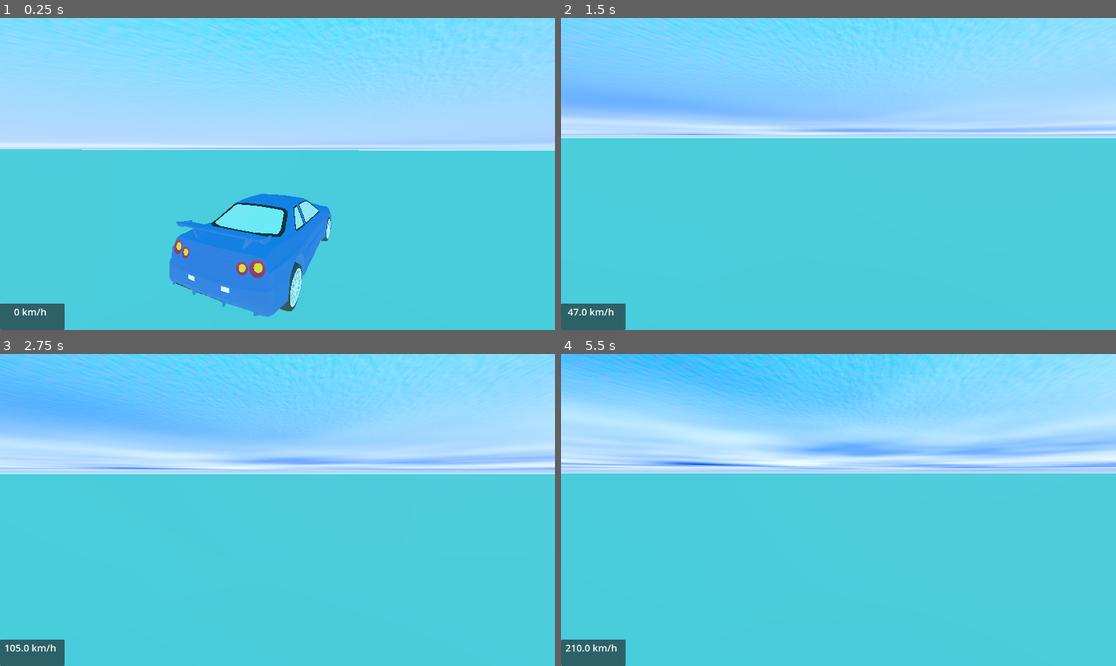
Above: before the commit, frames 1-4 (two rows, left to right).
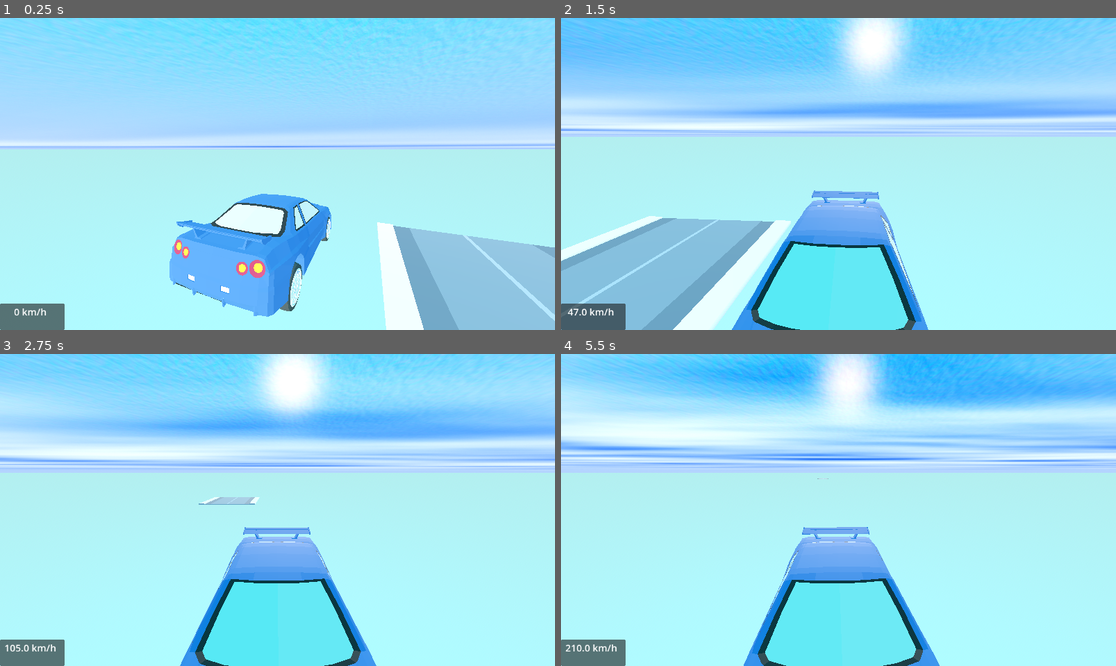
Above: after the commit, the same moments.

Repository: JheizelS/MyTravel
Game: Godot game, scene res://scenes/test_road.tscn
Two runs of this game, one before a commit and one after it. Both use one fixed random seed, a clock stepped at 60 frames per second and the inputs below.
Inputs (mouse positions are in pixels of both pictures, inside the frame that each line leads up to):
- Up to frame 1 (0.25 s): no input
- Up to frame 2 (1.5 s): tap Enter (ui_accept) at 0.5, 0.77 s; move the mouse to (866, 174) at 0.52 s; hold W (steer_forward) from 0.53 s (still down); tap R (reverse_camera) at 0.6 s; move the mouse to (810, 174) at 1.27 s; tap Shift (drift) at 1.35 s
- Up to frame 3 (2.75 s): keep holding W (steer_forward); tap Enter (ui_accept) at 1.52 s; tap R (reverse_camera) at 1.55, 2.1 s; move the mouse to (288, 503) at 2.02 s
- Up to frame 4 (5.5 s): keep holding W (steer_forward); move the mouse to (832, 516) at 2.77 s; tap R (reverse_camera) at 2.85, 3.8, 4.35, 5.1 s; tap Enter (ui_accept) at 3.02, 3.77, 4.52 s; move the mouse to (877, 513) at 3.52 s; hold Shift (drift) 3.53-4.28 s; move the mouse to (794, 506) at 4.27 s; move the mouse to (844, 510) at 5.02 s

The runs differ from the first frame. In frame 1, 57% of the frame differs, in the area x 0-100%, y 37-100%; in frame 2, 79%; in frame 3, 81%; in frame 4, 86%, in the area x 0-100%, y 0-100%.

Commit message:
Commit 6
--Imported road assets

Diff:
--- a/my-travel/project.godot
+++ b/my-travel/project.godot
@@ -13,6 +13,10 @@
 config/name="MyTravel"
 run/main_scene="uid://dbutotff6qm32"
 config/features=PackedStringArray("4.6", "Mobile")
+
+[autoload]
+
+MouseSettings="*uid://byvsc3ynvx80s"
 
 [input]
 
--- /dev/null
+++ b/my-travel/scenes/MouseSettings.tscn
@@ -0,0 +1,73 @@
+[gd_scene format=3 uid="uid://c51jc3brdd2tu"]
+
+[sub_resource type="GDScript" id="GDScript_men84"]
+script/source = "extends HSlider
+
+func _ready() -> void:
+	min_value = 0.1
+	max_value = 3.0
+	step = 0.1
+	value = MouseSettings.sensitivity
+	value_changed.connect(_on_sensitivity_changed)
+
+func _on_sensitivity_changed(new_value: float) -> void:
+	MouseSettings.sensitivity = new_value
+"
+
+[node name="SettingsMenu" type="Control" unique_id=1779993773]
+layout_mode = 3
+anchors_preset = 15
+anchor_right = 1.0
+anchor_bottom = 1.0
+grow_horizontal = 2
+grow_vertical = 2
+
+[node name="Panel" type="Panel" parent="." unique_id=154791766]
+layout_mode = 1
+anchors_preset = 15
+anchor_right = 1.0
+anchor_bottom = 1.0
+grow_horizontal = 2
+grow_vertical = 2
+
+[node name="VBoxContainer" type="VBoxContainer" parent="Panel" unique_id=75993562]
+custom_minimum_size = Vector2(450, 130)
+layout_mode = 1
+anchors_preset = 13
+anchor_left = 0.5
+anchor_right = 0.5
+anchor_bottom = 1.0
+offset_left = -226.0
+offset_top = 25.0
+offset_right = 224.0
+offset_bottom = -403.0
+grow_horizontal = 2
+grow_vertical = 2
+alignment = 1
+
+[node name="Label" type="Label" parent="Panel/VBoxContainer" unique_id=613785404]
+layout_mode = 2
+theme_override_font_sizes/font_size = 85
+text = "SETTINGS"
+horizontal_alignment = 1
+
+[node name="HBoxContainer" type="HBoxContainer" parent="Panel/VBoxContainer" unique_id=215479742]
+custom_minimum_size = Vector2(100, 100)
+layout_mode = 2
+
+[node name="Label" type="Label" parent="Panel/VBoxContainer/HBoxContainer" unique_id=1795883661]
+layout_mode = 2
+theme_override_font_sizes/font_size = 22
+text = "Mouse Sensitivity"
+
+[node name="HSlider" type="HSlider" parent="Panel" unique_id=1833606202]
+layout_mode = 0
+offset_left = 350.0
+offset_top = 222.0
+offset_right = 848.0
+offset_bottom = 238.0
+min_value = 0.1
+max_value = 5.0
+step = 0.1
+value = 0.1
+script = SubResource("GDScript_men84")
--- a/my-travel/scenes/player.tscn
+++ b/my-travel/scenes/player.tscn
@@ -7,6 +7,23 @@
 [ext_resource type="PackedScene" uid="uid://cj0m5h2hcxlhh" path="res://assets/models/front_left.tscn" id="4_smehm"]
 [ext_resource type="PackedScene" uid="uid://c0wjgy5exr5lm" path="res://assets/models/car_body.tscn" id="5_ur7pv"]
 [ext_resource type="PackedScene" uid="uid://dgbe06mx6olpk" path="res://scenes/speedometer.tscn" id="7_fjrip"]
+
+[sub_resource type="GDScript" id="GDScript_fjrip"]
+script/source = "extends SpringArm3D
+
+var pitch: float = 0.0
+
+func _ready() -> void:
+	Input.mouse_mode = Input.MOUSE_MODE_CAPTURED
+
+func _input(event: InputEvent) -> void:
+	if event is InputEventMouseMotion:
+		var motion = event.relative * MouseSettings.sensitivity * 0.002
+		get_parent().rotate_y(-motion.x)
+		pitch -= motion.y
+		pitch = clamp(pitch, -20.0, 40.0)
+		rotation_degrees.x = pitch
+"
 
 [sub_resource type="ConvexPolygonShape3D" id="ConvexPolygonShape3D_u8vuu"]
 points = PackedVector3Array(1.203882, -0.43855417, -1.1305138, 1.201525, 0.13294524, -1.4619588, 1.1928048, 0.09535283, …(7916 unchanged characters)…
@@ -24,13 +41,14 @@
 [node name="SpringArm3D" type="SpringArm3D" parent="CameraPivot" unique_id=2100033369]
 transform = Transform3D(1, 0, 0, 0, 0.9961947, -0.08715574, 0, 0.08715574, 0.9961947, 0, 2.9558268, -6.6560755)
 collision_mask = 0
+script = SubResource("GDScript_fjrip")
 
 [node name="Camera3D" type="Camera3D" parent="CameraPivot/SpringArm3D" unique_id=1815684278]
 transform = Transform3D(-1, -1.8176223e-08, 8.551238e-08, -7.619401e-09, 0.99254614, 0.121869355, -8.709011e-08, 0.121869355, -0.99254614, 0, 0, 0)
 current = true
 
-[node name="ReverseCamera" type="Camera3D" parent="CameraPivot/SpringArm3D" unique_id=1743157631]
-transform = Transform3D(1, 2.1564908e-15, -6.828287e-15, -8.881784e-16, 0.98356515, 0.18055348, 7.1054274e-15, -0.18055348, 0.98356515, 0, 0.060668707, 10.364002)
+[node name="ReverseCamera" type="Camera3D" parent="CameraPivot" unique_id=1743157631]
+transform = Transform3D(1, 0, 0, 0, 0.995562, 0.09410832, 0, -0.09410832, 0.995562, 0, 2.1440413, 3.3111007)
 
 [node name="front_right" parent="." unique_id=81804233 instance=ExtResource("1_qlg0r")]
 transform = Transform3D(1, 0, 0, 0, 1, 0, 0, 0, 1, -1.1286938, -0.37410903, 1.9439007)
--- a/my-travel/scenes/test_road.tscn
+++ b/my-travel/scenes/test_road.tscn
@@ -1,8 +1,13 @@
 [gd_scene format=3 uid="uid://dbutotff6qm32"]
 
 [ext_resource type="PackedScene" uid="uid://btft6ul4h33n1" path="res://scenes/player.tscn" id="1_i0vkk"]
+[ext_resource type="PackedScene" uid="uid://cffwggvli6mpu" path="res://assets/road/road-straight.glb" id="2_njdbb"]
+
+[sub_resource type="StandardMaterial3D" id="StandardMaterial3D_i0vkk"]
+shadow_to_opacity = true
 
 [sub_resource type="BoxMesh" id="BoxMesh_5ppoe"]
+material = SubResource("StandardMaterial3D_i0vkk")
 size = Vector3(1000, 1, 5000)
 
 [sub_resource type="BoxShape3D" id="BoxShape3D_i0vkk"]
@@ -134,8 +139,8 @@
 shader_parameter/sky_cover_modulate = Color(1, 1, 1, 1)
 shader_parameter/cloud_texture = SubResource("NoiseTexture2D_5ydnt")
 shader_parameter/cloud_texture2 = SubResource("NoiseTexture2D_hvfur")
-shader_parameter/cloud_direction = Vector2(-1, 1)
-shader_parameter/cloud_direction2 = Vector2(1, -1)
+shader_parameter/cloud_direction = Vector2(5, 5)
+shader_parameter/cloud_direction2 = Vector2(4, -1)
 shader_parameter/cloud_scale = Vector2(0.05, 0.05)
 shader_parameter/cloud_distance = 0.035
 
@@ -145,17 +150,18 @@
 [sub_resource type="Environment" id="Environment_i0vkk"]
 background_mode = 2
 sky = SubResource("Sky_mkfqs")
+ambient_light_color = Color(1, 1, 1, 1)
 tonemap_mode = 2
 tonemap_exposure = 2.15
 tonemap_white = 1.5
 
 [node name="Road" type="Node3D" unique_id=538385699]
 
-[node name="road_surface" type="MeshInstance3D" parent="." unique_id=1873776774]
+[node name="StaticBody3D" type="StaticBody3D" parent="." unique_id=1657822654]
+
+[node name="road_surface" type="MeshInstance3D" parent="StaticBody3D" unique_id=1873776774]
 transform = Transform3D(1, 0, 0, 0, 1, 0, 0, 0, 1, 0, 0, -2.2497559)
 mesh = SubResource("BoxMesh_5ppoe")
-
-[node name="StaticBody3D" type="StaticBody3D" parent="." unique_id=1657822654]
 
 [node name="CollisionShape3D" type="CollisionShape3D" parent="StaticBody3D" unique_id=1946472315]
 transform = Transform3D(1, 0, 0, 0, 1, 0, 0, 0, 1, 0, 0, -2.2497559)
@@ -164,5 +170,11 @@
 [node name="Player" parent="." unique_id=1174374341 instance=ExtResource("1_i0vkk")]
 transform = Transform3D(-4.371139e-08, 0, -1, 0, 1, 0, 1, 0, -4.371139e-08, 42.50111, 1.4200361, 3.756743)
 
+[node name="DirectionalLight3D" type="DirectionalLight3D" parent="Player" unique_id=377452095]
+transform = Transform3D(1.775652e-08, 0.99766535, 0.068293825, 0.92970586, -0.025152847, 0.36744326, 0.3683031, 0.06349316, -0.9275351, 0.08952594, 1.6143429, -4.0474014)
+
 [node name="WorldEnvironment" type="WorldEnvironment" parent="." unique_id=1954072314]
 environment = SubResource("Environment_i0vkk")
+
+[node name="road-straight2" parent="." unique_id=1391184530 instance=ExtResource("2_njdbb")]
+transform = Transform3D(8, 0, 0, 0, 8, 0, 0, 0, 8, 38.952744, -0.6323719, -3.2559602)
--- /dev/null
+++ b/my-travel/scripts/MouseSettings.gd
@@ -0,0 +1,3 @@
+extends Node
+
+var sensitivity: float = 1.0
--- a/my-travel/scripts/player.gd
+++ b/my-travel/scripts/player.gd
@@ -1,56 +1,63 @@
 extends VehicleBody3D
 
+# Max steering angle in radians
 const MAX_STEER = 0.8
+# Force applied to wheels when accelerating
 const ENGINE_POWER = 300
 
 # Camera pan settings
-const MOUSE_SENSITIVITY = 0.003
-const CAMERA_PITCH_MIN = -20.0  # degrees
-const CAMERA_PITCH_MAX = 40.0
-const MAX_PAN_ANGLE = 70.0
+const MOUSE_SENSITIVITY = 0.0025
+const MAX_PAN_ANGLE = 50.0
 
 @onready var camera_pivot = $CameraPivot
 @onready var spring_arm = $CameraPivot/SpringArm3D
 @onready var camera_3d = $CameraPivot/SpringArm3D/Camera3D
-@onready var reverse_camera = $CameraPivot/SpringArm3D/ReverseCamera
+@onready var reverse_camera = $CameraPivot/ReverseCamera
 
 var reverse_mode := false
-var camera_yaw := 0.0    # horizontal offset from car's heading
+var camera_yaw := 0.0  # horizontal pan offset from car's heading
 
 func _ready():
 	add_to_group("player")
 	Input.set_mouse_mode(Input.MOUSE_MODE_CAPTURED)
+	# Start with main camera active
 	camera_3d.current = true
 	reverse_camera.current = false
 
 func _input(event):
-	if event is InputEventMouseMotion and not reverse_mode:
-		# Horizontal pan — offset yaw from car direction
+	# Laptop
+	if event is InputEventMouseMotion and not reverse_mode: # Only pan when using main camera
 		camera_yaw -= event.relative.x * MOUSE_SENSITIVITY
+		# Clamp so player can't spin camera fully around
+		camera_yaw = clamp(camera_yaw, deg_to_rad(-MAX_PAN_ANGLE), deg_to_rad(MAX_PAN_ANGLE))
+	# Mobile
+	if event is InputEventScreenDrag and not reverse_mode:
+		camera_yaw -= event.relative.x * MOUSE_SENSITIVITY
+		# Clamp
 		camera_yaw = clamp(camera_yaw, deg_to_rad(-MAX_PAN_ANGLE), deg_to_rad(MAX_PAN_ANGLE))
 
 func _physics_process(delta):
 	_check_camera_switch()
 
-	# CAR MOVEMENT
+	# Steering — smoothly moves toward input direction
 	steering = move_toward(
 		steering,
 		Input.get_axis("steer_right", "steer_left") * MAX_STEER,
 		delta * 2.5
 	)
+	# Acceleration/braking
 	engine_force = Input.get_axis("steer_back", "steer_forward") * ENGINE_POWER
 
-	# CAMERA FOLLOW
+	# Snap pivot position to car each frame
 	camera_pivot.global_position = global_position
-
-	# Pivot Y = car's heading + player's horizontal pan offset
+	# Smoothly rotate pivot to match car heading + any pan offset
 	camera_pivot.global_rotation.y = lerp_angle(
 		camera_pivot.global_rotation.y,
 		global_rotation.y + camera_yaw,
 		delta * 5.0
 	)
 
-	# DRIFTING
+	# Drifting — lower friction on rear wheels
 	if Input.is_action_pressed("drift"):
 		$back_right.wheel_friction_slip = 0.5
 		$back_left.wheel_friction_slip = 0.5
@@ -61,8 +68,11 @@
 func _check_camera_switch():
 	if Input.is_action_just_pressed("reverse_camera"):
 		reverse_mode = !reverse_mode
+		# Reset pan so reverse camera always starts centred
 		if reverse_mode:
-			camera_yaw = 0.0  # snap back to centre when entering reverse, so reverse camera is unpanable
+			camera_yaw = 0.0
+
+	# Switch active camera based on mode
 	if reverse_mode:
 		reverse_camera.current = true
 		camera_3d.current = false
Binary file added: my-travel/assets/road/Textures/colormap.png
Not shown, added: my-travel/assets/road/Textures/colormap.png.import
Binary file added: my-travel/assets/road/bridge-pillar-wide.glb
Not shown, added: my-travel/assets/road/bridge-pillar-wide.glb.import
Binary file added: my-travel/assets/road/bridge-pillar.glb
Not shown, added: my-travel/assets/road/bridge-pillar.glb.import
Binary file added: my-travel/assets/road/construction-barrier.glb
Not shown, added: my-travel/assets/road/construction-barrier.glb.import
Binary file added: my-travel/assets/road/construction-cone.glb
Not shown, added: my-travel/assets/road/construction-cone.glb.import
Binary file added: my-travel/assets/road/construction-light.glb
Not shown, added: my-travel/assets/road/construction-light.glb.import
(and 209 more such lines)
